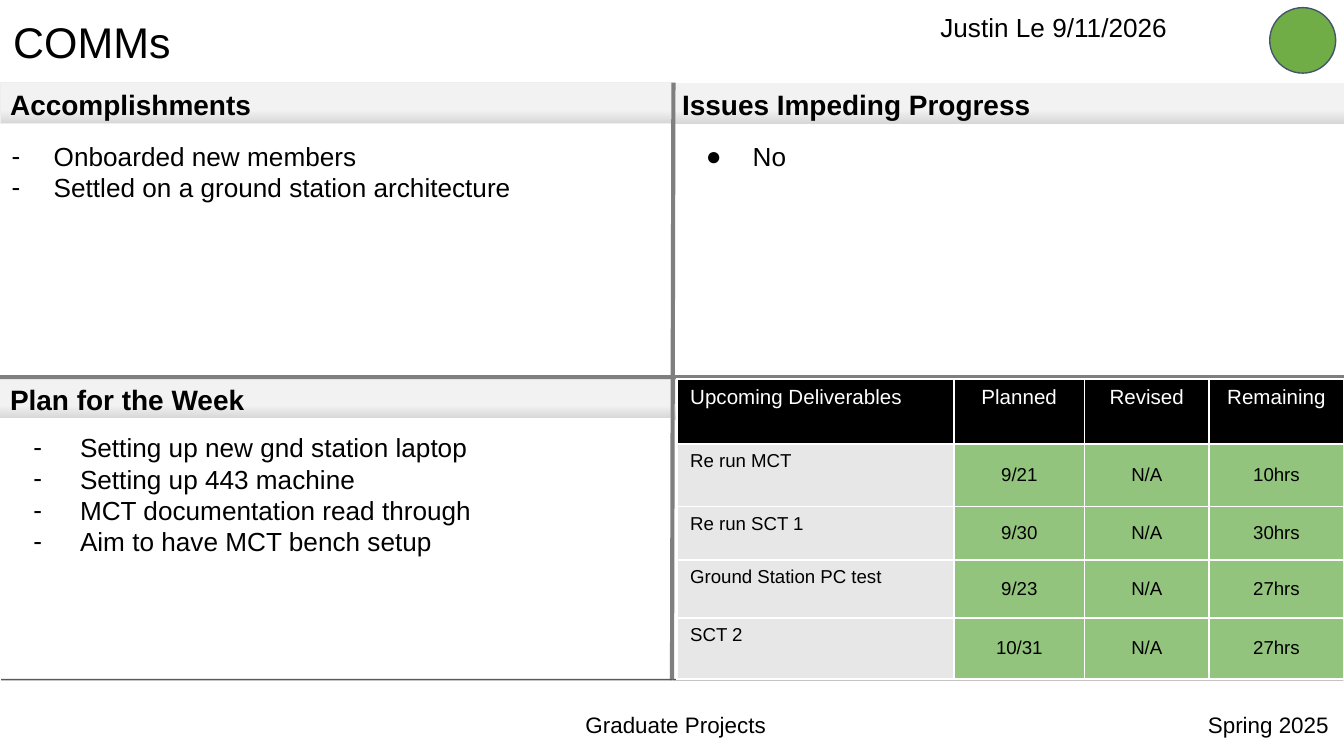
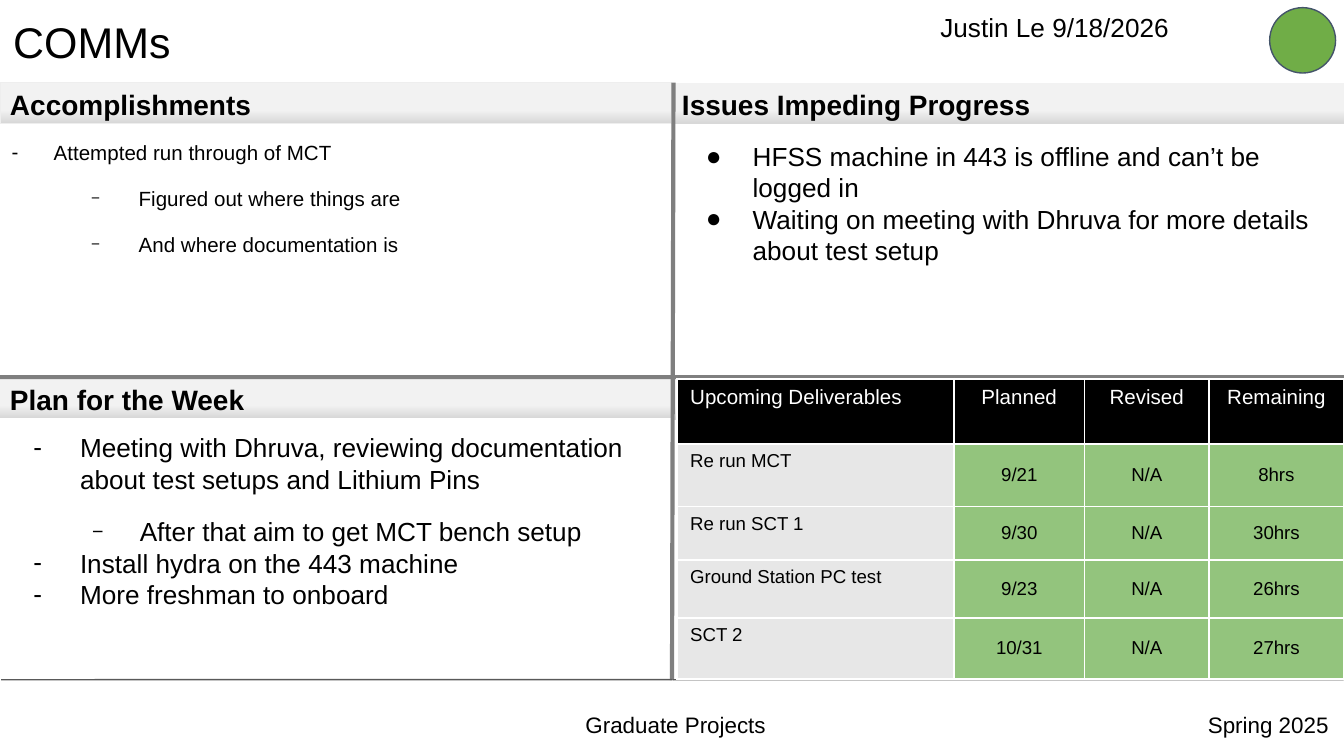
Before and after one commit to jle9090/Grad1Notes, a slide deck: slide 1 of SWARM-EX/Planning/Quad_Chart_TEMPLATE S25.pptx. Drawn at 1344x756 pixels with LibreOffice and Linux fonts; fonts in the diff are those of the drawing; background and template pictures are left out. Boxes give left, top, right and bottom in pixels: in the first picture for what was removed or moved away, otherwise in the second. Text is boxed around its words. In the diff, an @@ line names an element or a change of style, - is before the commit and + after.

```diff
--- a/SWARM-EX/Planning/Quad_Chart_TEMPLATE S25.pptx
+++ b/SWARM-EX/Planning/Quad_Chart_TEMPLATE S25.pptx
@@ title at (x1=940, y1=18, x2=1168, y2=38): text changed @@
-Justin Le 9/11/2026
+Justin Le 9/18/2026
@@ text at (x1=54, y1=145, x2=401, y2=253): text changed; size 14 to 11 pt @@
-– Onboarded new members
-– Settled on a ground station architecture
+– Attempted run through of MCT
+  − Figured out where things are
+  − And where documentation is
@@ text at (x1=753, y1=147, x2=1309, y2=266): text changed @@
-● No
+● HFSS machine in 443 is offline and can’t be logged in
+● Waiting on meeting with Dhruva for more details about test setup
@@ table at (x1=677, y1=379, x2=1344, y2=679) @@
-row 2, column 4: 10hrs
+row 2, column 4: 8hrs
-row 4, column 4: 27hrs
+row 4, column 4: 26hrs
@@ text at (x1=80, y1=438, x2=623, y2=605): text changed @@
-– Setting up new gnd station laptop
-– Setting up 443 machine
-– MCT documentation read through
-– Aim to have MCT bench setup
+– Meeting with Dhruva, reviewing documentation about test setups and Lithium Pins
+  − After that aim to get MCT bench setup
+– Install hydra on the 443 machine
+– More freshman to onboard
```
Also in this commit, not shown: 3 other files.
